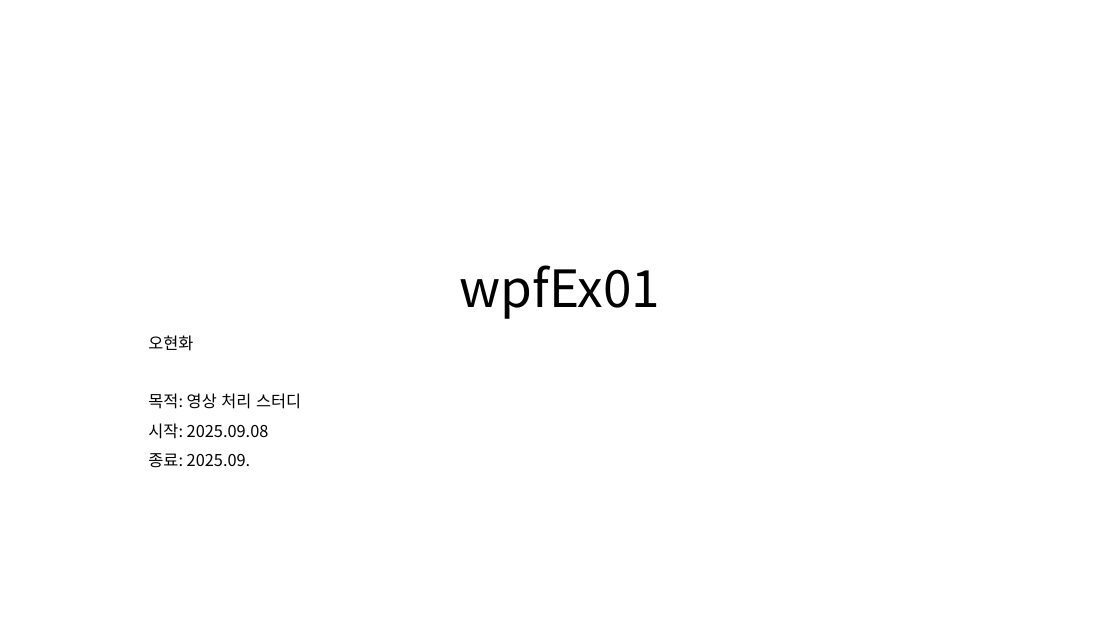
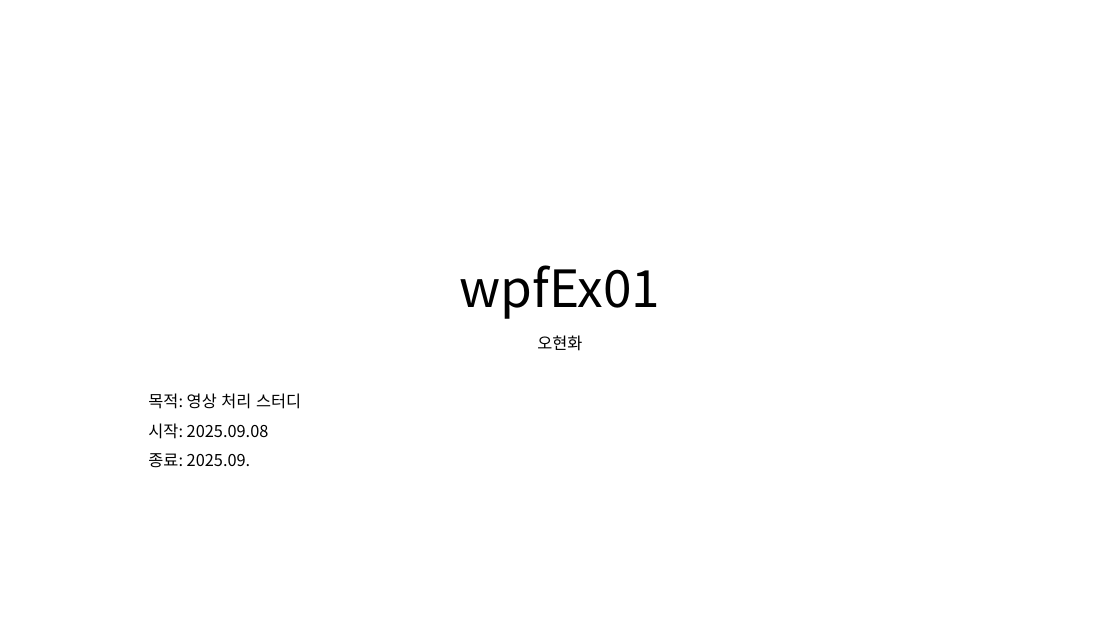
Before and after one commit to 92hwa/selfstudy, a slide deck: slide 1 of wpfEx01/wpfEx01/result_v1.5_250917/result_v1.5_250917.pptx. Drawn at 1120x630 pixels with LibreOffice and Linux fonts; fonts in the diff are those of the drawing. Boxes give left, top, right and bottom in pixels: in the first picture for what was removed or moved away, otherwise in the second. Text is boxed around its words. In the diff, an @@ line names an element or a change of style, - is before the commit and + after.

```diff
--- a/wpfEx01/wpfEx01/result_v1.5_250917/result_v1.5_250917.pptx
+++ b/wpfEx01/wpfEx01/result_v1.5_250917/result_v1.5_250917.pptx
@@ subtitle at [537, 335, 582, 351]: alignment left to centre @@
```
Also in this commit, not shown: 1 slide added, 1 slide removed, 21 other files.
